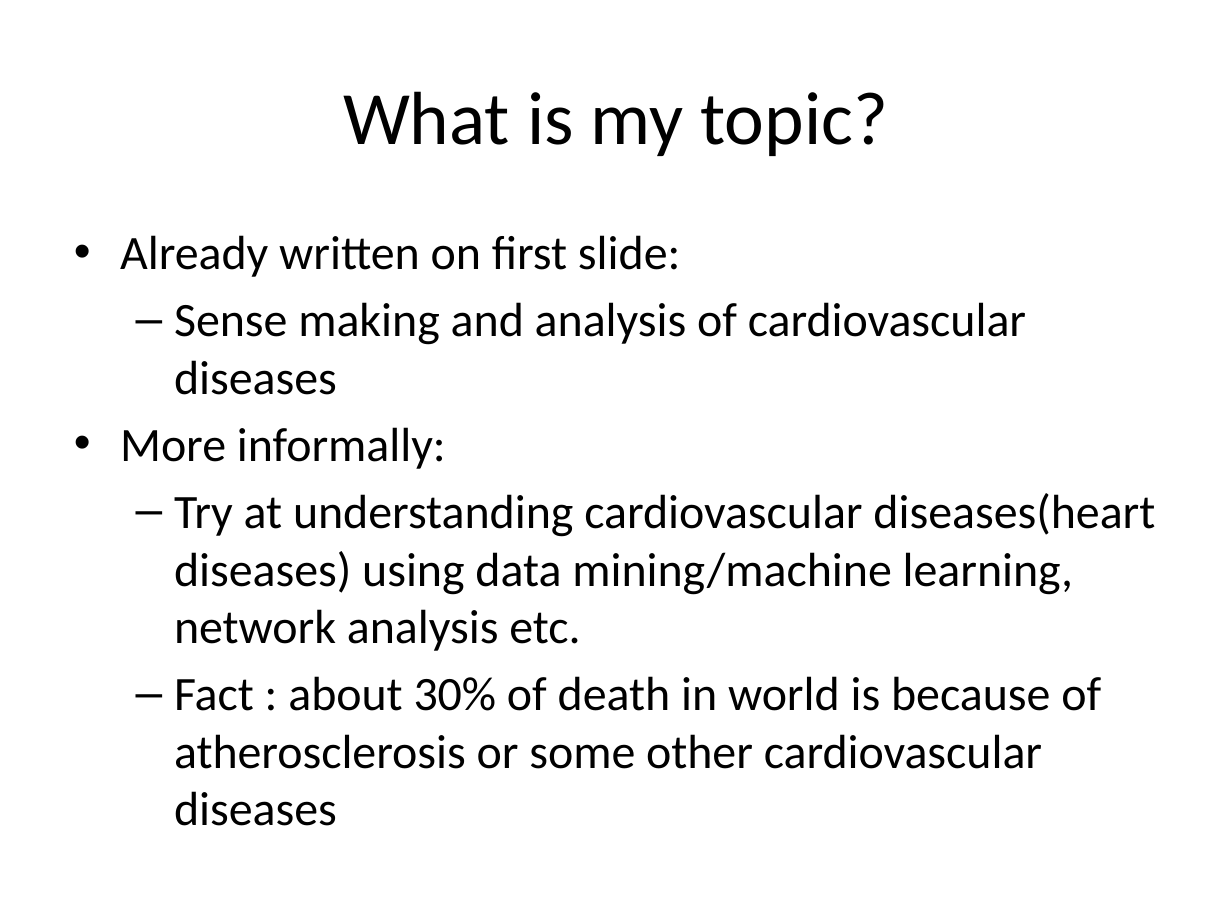
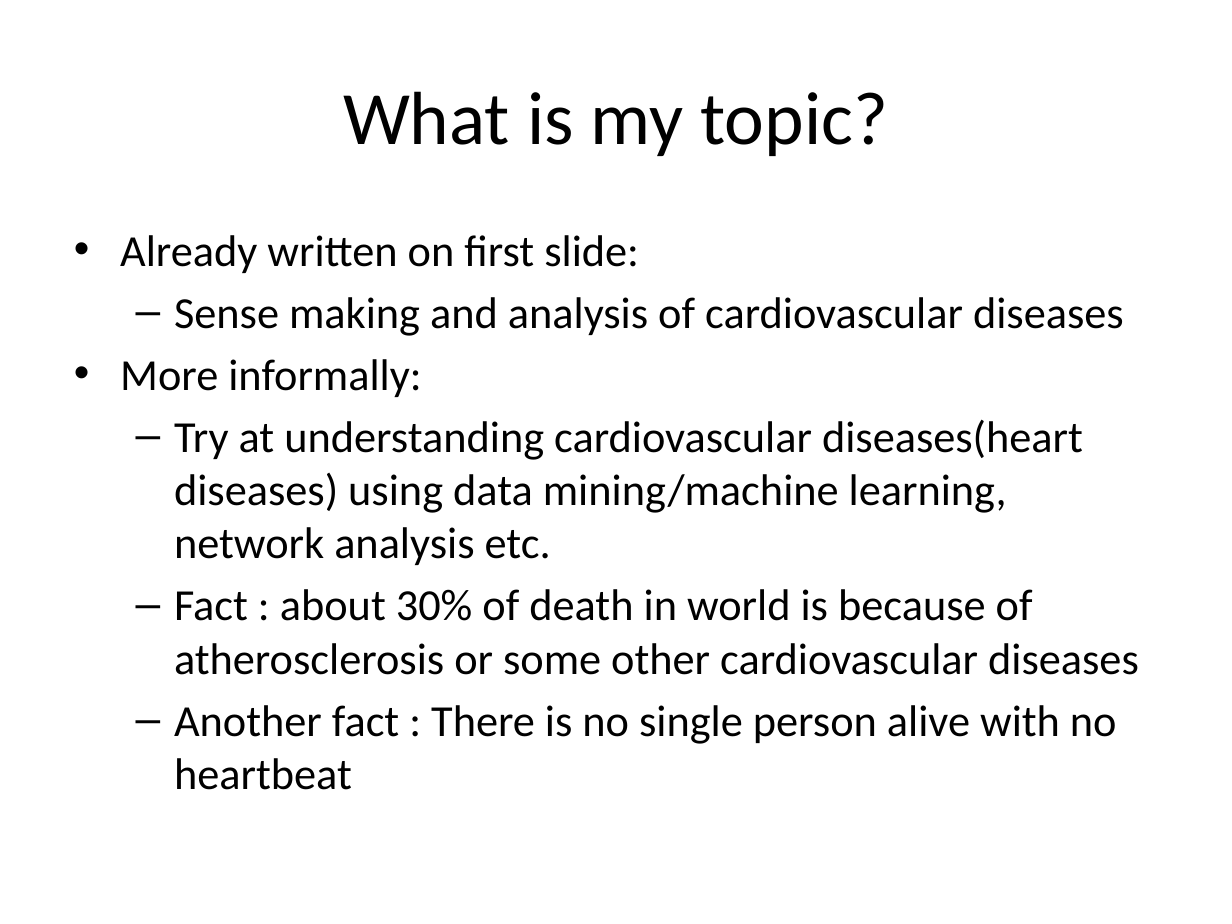
Before and after one commit to TaghiAliyev/Bio-Informatics-Internship, a slide deck: slide 3 of Presentations/Thesis skills 1.pptx. Drawn at 1232x924 pixels with LibreOffice and Linux fonts; fonts in the diff are those of the drawing. Boxes give left, top, right and bottom in pixels: in the first picture for what was removed or moved away, otherwise in the second. Text is boxed around its words. In the diff, an @@ line names an element or a change of style, - is before the commit and + after.

```diff
--- a/Presentations/Thesis skills 1.pptx
+++ b/Presentations/Thesis skills 1.pptx
@@ text at (x1=120, y1=235, x2=1139, y2=675): size 28 to 25.9 pt in "Already written on first slide:", "Sense making and analysis of cardiovascular diseases", "More informally:", "Try at understanding cardiovascular diseases(heart diseases) ..." and 1 more places @@
@@ text at (x1=174, y1=705, x2=1117, y2=790): paragraph added @@
+  – Another fact : There is no single person alive with no heartbeat
```
Also in this commit, not shown: 1 slide removed.
